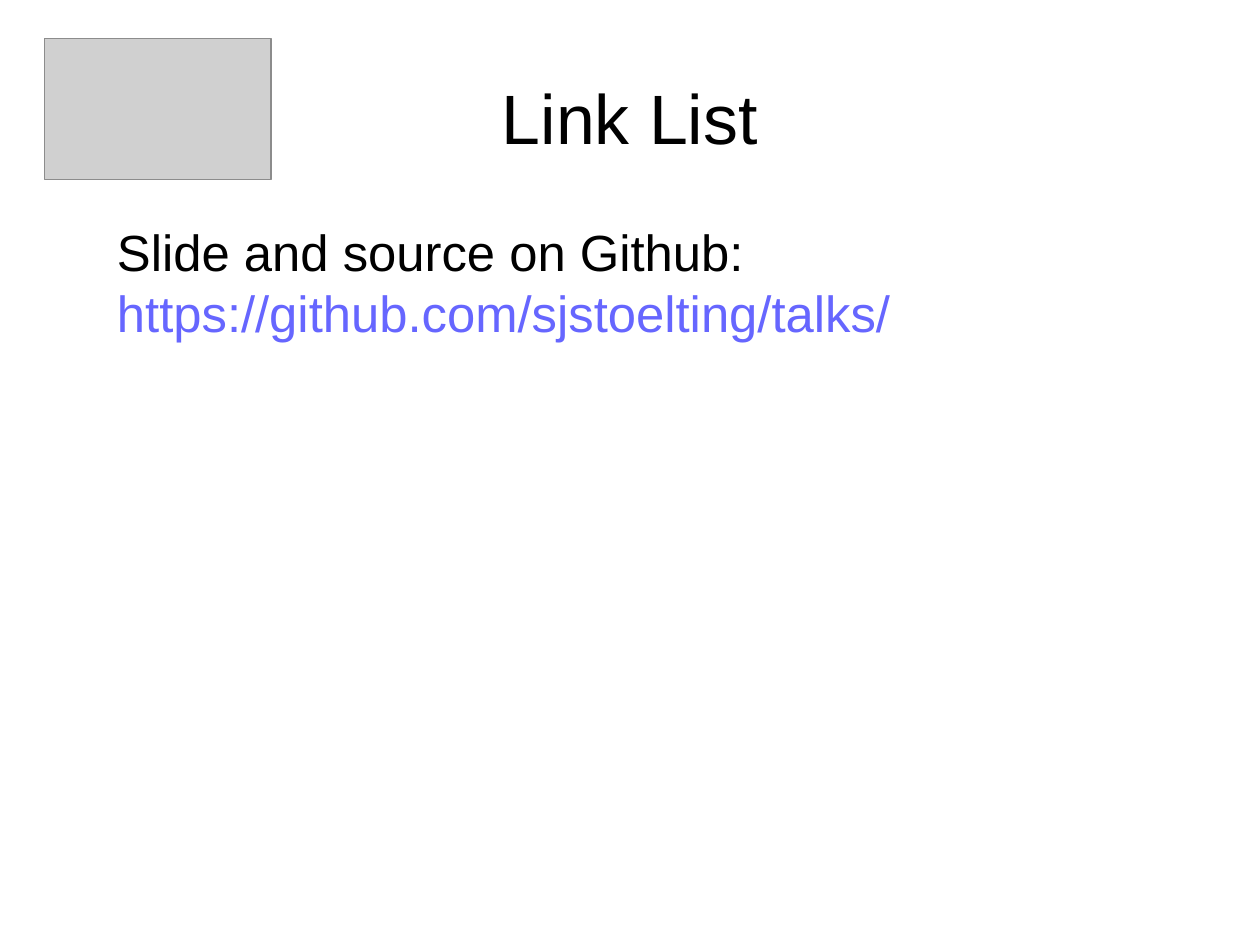
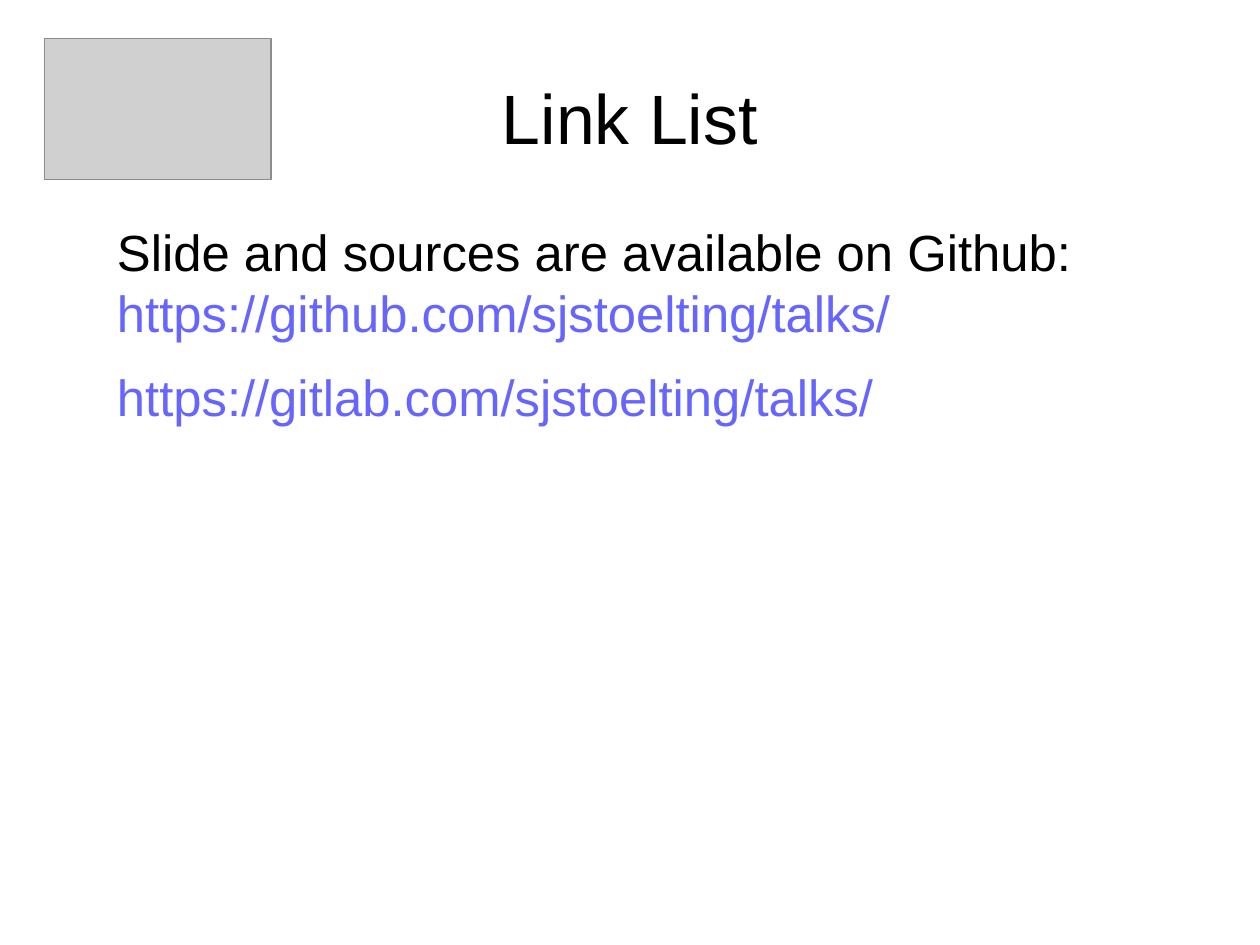
Before and after one commit to sjstoelting/talks, a slide deck: slide 44 of postgresql-as-data-integration-tool-pgDay-Paris-2019/PostgreSQL-As-Data-Integration-Tool.odp. Drawn at 1260x945 pixels with LibreOffice and Linux fonts; fonts in the diff are those of the drawing; grey boxes stand for pictures. Boxes give left, top, right and bottom in pixels: in the first picture for what was removed or moved away, otherwise in the second. Text is boxed around its words. In the diff, an @@ line names an element or a change of style, - is before the commit and + after.

Commit message:
Added a link to the Gitlab repository.

```diff
--- a/postgresql-as-data-integration-tool-pgDay-Paris-2019/PostgreSQL-As-Data-Integration-Tool.odp
+++ b/postgresql-as-data-integration-tool-pgDay-Paris-2019/PostgreSQL-As-Data-Integration-Tool.odp
@@ text at (x1=117, y1=234, x2=1071, y2=426): text changed @@
-Slide and source on Github:
-https://github.com/sjstoelting/talks/
+Slide and sources are available on Github:
+https://github.com/sjstoelting/talks/
+https://gitlab.com/sjstoelting/talks/
```
Also in this commit, not shown: 1 other file.
